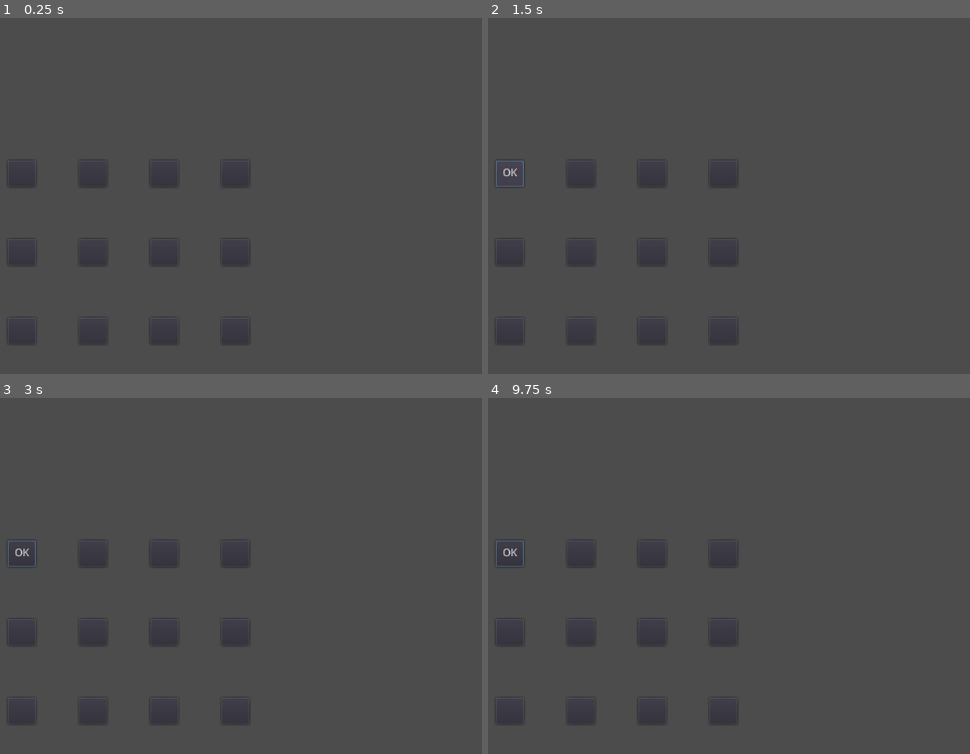
Above: before the commit, frames 1-4 (two rows, left to right).
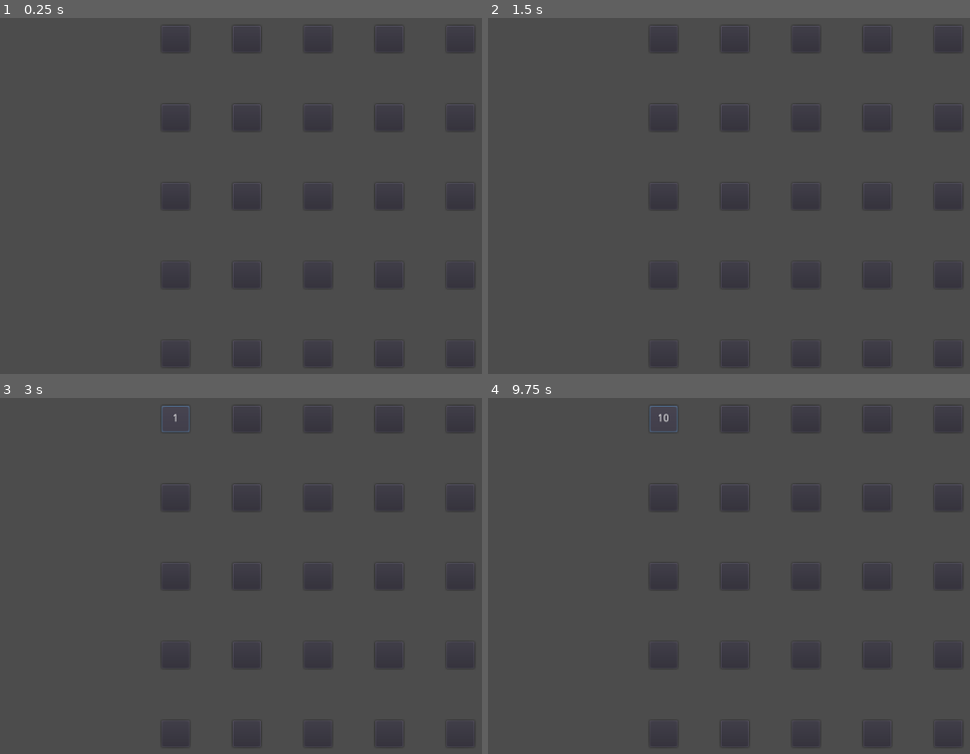
Above: after the commit, the same moments.

Repository: matiasbian/BuscaMinas
Game: Godot game, scene res://Scenes/Game.tscn
Same seed, same stepped clock (60 frames per second), same inputs: the game is played once before the commit and once after it.
Inputs (mouse positions are in pixels of both pictures, inside the frame that each line leads up to):
- Up to frame 1 (0.25 s): no input
- Up to frame 2 (1.5 s): click (512, 174) at 0.52 s; click (512, 174) at 1.25 s, where only the run before the commit has a clickable "OK"
- Up to frame 3 (3 s): click (24, 554) at 2 s, where only the run before the commit has a clickable "OK"; click (173, 419) at 2.77 s
- Up to frame 4 (9.75 s): click (661, 419) at 3.5 s, where only the run after the commit has a clickable "1"; click (661, 419) at 4.25 s, where only the run after the commit has a clickable "2"; click (661, 419) at 5 s, where only the run after the commit has a clickable "3"; click (661, 419) at 5.75 s, where only the run after the commit has a clickable "4"; click (661, 419) at 6.5 s, where only the run after the commit has a clickable "5"; click (661, 419) at 7.25 s, where only the run after the commit has a clickable "6"; click (661, 419) at 8 s, where only the run after the commit has a clickable "7"; click (661, 419) at 8.75 s, where only the run after the commit has a clickable "8"; click (661, 419) at 9.5 s, where only the run after the commit has a clickable "9"

The runs differ from the first frame. In frame 1, 0.4% of the frame differs, in the area x 2-98%, y 8-98%; in frame 2, 0.4%; in frame 3, 0.5%; in frame 4, 0.5%, in the area x 1-98%, y 2-98%.

Commit message:
nearly minas system

Diff:
--- a/Button.gd
+++ b/Button.gd
@@ -1,5 +1,7 @@
 extends Button
 var soyCoco = false
+var indice = 0
+var minasCerca = 0
 # class member variables go here, for example:
 # var a = 2
 # var b = "textvar"
@@ -14,11 +16,42 @@
 
 func clickAction():
 	if (soyCoco):
-		print("Coco")
-		self.text = "X"
+		print("Coco" + str(indice.x) + "," + str(indice.y))
+		marcoMinas()
 	else:
-		print("todoBien")
-		self.text = "OK"
+		if (Manag.PrimerMov):
+			Manag.colocoMinas(indice)
+		print("todoBien" + str(indice.x) + "," + str(indice.y))
+		verificoMinasCercanas()
+		self.text = str(minasCerca)
+
+func verificoMinasCercanas():
+	verificoEnPosicion(Vector2(indice.x,indice.y-1) ) #arriba
+	verificoEnPosicion(Vector2(indice.x,indice.y+1) ) #Abajo
+	verificoEnPosicion(Vector2(indice.x-1,indice.y) ) #Izquierda
+	verificoEnPosicion(Vector2(indice.x+1,indice.y) ) #Derecha
+	verificoEnPosicion(Vector2(indice.x-1,indice.y-1) ) #DiagIzqArriba
+	verificoEnPosicion(Vector2(indice.x-1,indice.y+1) ) #DiagIzqAbajo
+	verificoEnPosicion(Vector2(indice.x+1,indice.y-1) ) #DiagDerArrriba
+	verificoEnPosicion(Vector2(indice.x+1,indice.y+1) ) #DiagDerAbajo
+
+
+func verificoEnPosicion(nroCelda):
+	if ((nroCelda.x < 0 or nroCelda.x >= Manag.filas ) or (nroCelda.y < 0 or nroCelda.y >= Manag.columnas)):
+		pass
+	else:
+		if (buscoEnLista(nroCelda).soyCoco):
+			minasCerca += 1
+
+func buscoEnLista(indice):
+	for i in range (Manag.listaDeListaFilas.size()):
+		if (Manag.listaDeListaFilas[i].get_node("Button").indice == indice):
+			return Manag.listaDeListaFilas[i].get_node("Button")
+func marcoMinas():
+	for i in range (Manag.listaDeListaFilas.size()):
+		if (Manag.listaDeListaFilas[i].get_node("Button").soyCoco):
+			Manag.listaDeListaFilas[i].get_node("Button").text = "X"
+
 #func _process(delta):
 #	# Called every frame. Delta is time since last frame.
 #	# Update game logic here.
--- a/Prefabs/Celda.tscn
+++ b/Prefabs/Celda.tscn
@@ -2,7 +2,7 @@
 
 [ext_resource path="res://Button.gd" type="Script" id=1]
 
-[node name="Control" type="Control"]
+[node name="Control" type="Control" index="0"]
 
 anchor_left = 0.0
 anchor_top = 0.0
--- a/Scenes/Game.tscn
+++ b/Scenes/Game.tscn
@@ -1,25 +1,17 @@
-[gd_scene load_steps=2 format=2]
+[gd_scene format=2]
 
-[ext_resource path="res://Scenes/GameManager.gd" type="Script" id=1]
+[node name="Node2D" type="Node2D"]
 
-[node name="Node2D" type="Node2D" index="0"]
-
-[node name="GameManager" type="Node2D" parent="." index="0"]
-
-script = ExtResource( 1 )
-filas = 3
-columnas = 4
-minas = 4
-
-[node name="CenterContainer" type="CenterContainer" parent="." index="1"]
+[node name="CenterContainer" type="CenterContainer" parent="." index="0"]
 
 anchor_left = 0.0
 anchor_top = 0.0
 anchor_right = 0.0
 anchor_bottom = 0.0
-margin_top = 228.0
-margin_right = 480.0
-margin_bottom = 268.0
+margin_left = 250.0
+margin_top = 50.0
+margin_right = 730.0
+margin_bottom = 90.0
 rect_min_size = Vector2( 480, 0 )
 rect_pivot_offset = Vector2( 0, 0 )
 rect_clip_content = false
--- a/Scripts/Manag.gd
+++ b/Scripts/Manag.gd
@@ -3,4 +3,38 @@
 # class member variables go here, for example:
 # var a = 2
 # var b = "textvar"
-export var listaDeListaFilas = []
+var listaDeListaFilas = []
+var PrimerMov = true
+
+export var filas = 5
+export var columnas = 5
+export var minas = 8
+onready var celda = preload("res://Prefabs/Celda.tscn")
+onready var container = get_node("/root/Node2D/CenterContainer/GridContainer")
+func _ready():
+	randomize()
+	container.columns = columnas
+	for i in range (filas):
+		for j in range(columnas):
+			var celdis  = celda.instance()
+			celdis.get_node("Button").indice = Vector2(i,j)
+			container.add_child(celdis)
+			listaDeListaFilas.append(celdis)
+
+
+
+	# Called when the node is added to the scene for the first time.
+	# Initialization here
+
+#func _process(delta):
+#	# Called every frame. Delta is time since last frame.
+#	# Update game logic here.
+#	pass
+
+func colocoMinas(celdaTranka):
+	while (minas > 0):
+		var celdis = listaDeListaFilas[rand_range(0,listaDeListaFilas.size() -1)].get_node("Button")
+		if (!celdis.soyCoco and celdis.indice != celdaTranka):
+			minas = minas -1
+			celdis.soyCoco = true
+			PrimerMov = false
--- a/project.godot
+++ b/project.godot
@@ -14,6 +14,10 @@
 run/main_scene="res://Scenes/Game.tscn"
 config/icon="res://icon.png"
 
+[autoload]
+
+Manag="*res://Scripts/Manag.gd"
+
 [rendering]
 
 environment/default_environment="res://default_env.tres"
